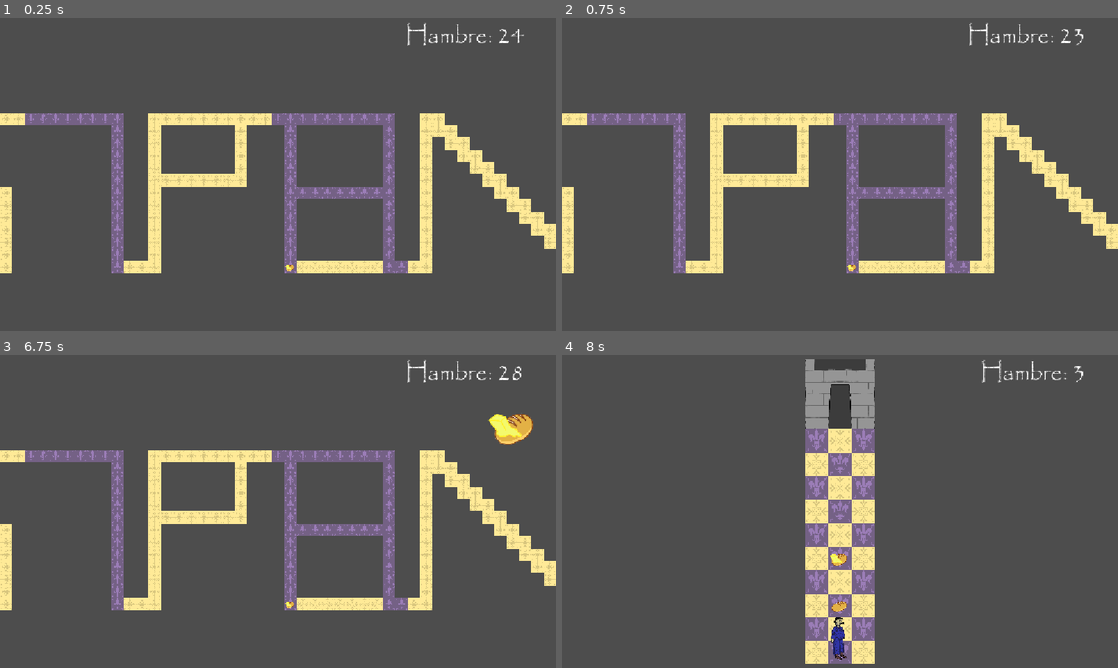
Above: before the commit, frames 1-4 (two rows, left to right).
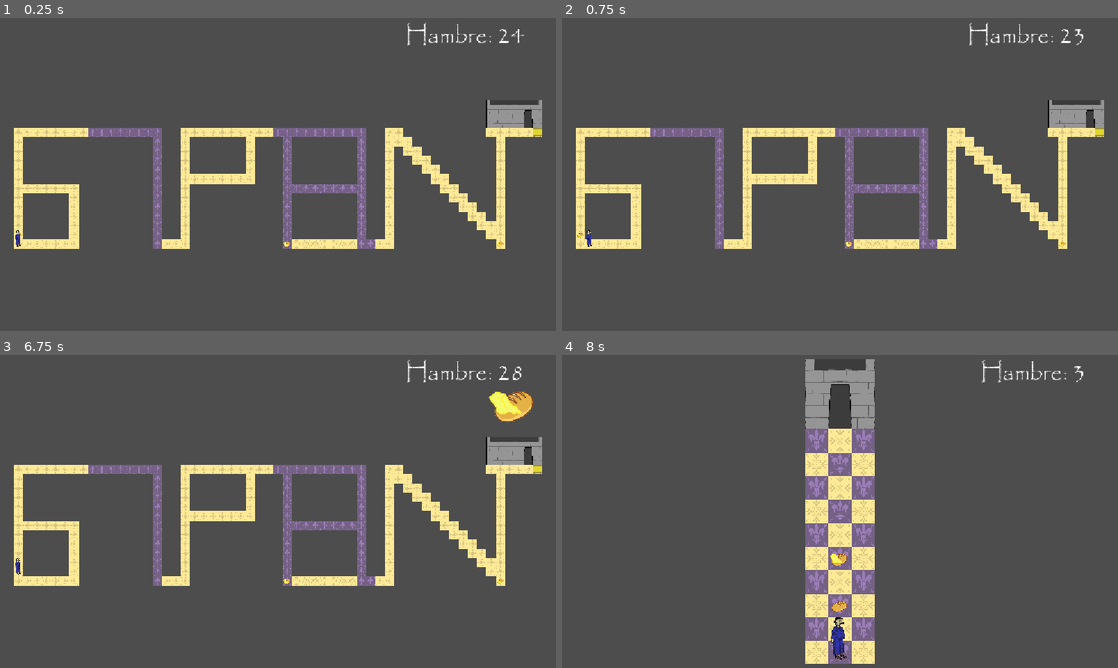
Above: after the commit, the same moments.

Repository: andresfdezc6/pan-sabe-mejor-que-llave-
Game: Godot game, scene res://Scenes/nivel_10.tscn
Same seed, same stepped clock (60 frames per second), same inputs: the game is played once before the commit and once after it. This scene is started directly instead of the project's main scene. The engine's default icon, where the game draws it, is replaced by a stand-in: a white triangle on a blue panel in a dark square.
Inputs (mouse positions are in pixels of both pictures, inside the frame that each line leads up to):
- Up to frame 1 (0.25 s): no input
- Up to frame 2 (0.75 s): tap Enter (ui_accept) at 0.5 s; move the mouse to (962, 158) at 0.52 s; hold Right (right) from 0.53 s (still down); hold Space (interactuar) from 0.53 s (still down); click (962, 158) at 0.67 s
- Up to frame 3 (6.75 s): tap Enter (ui_accept) at 0.77, 1.25, 1.52, 2, 2.75, 3.02, 3.5, 3.77, 4.25, 4.52, 6.02 s; move the mouse to (166, 527) at 1.27 s; release Right (right) at 1.28 s; release Space (interactuar) at 1.28 s; hold S (down) 1.28-2.03 s; tap 1 at 1.35, 4.35 s; move the mouse to (333, 442) at 2.02 s; hold Right (right) 2.03-2.78 s; tap 2 at 2.1, 5.1 s; move the mouse to (250, 574) at 2.77 s; hold Up (up) 2.78-3.53 s; tap R at 2.85, 5.85 s; click (250, 574) at 2.92 s; move the mouse to (444, 558) at 3.52 s; hold Space (interactuar) 3.53-4.28 s; hold Left (left) 3.53-5.03 s; move the mouse to (111, 464) at 4.27 s; move the mouse to (305, 511) at 5.02 s; hold S (down) 5.03-5.78 s; click (305, 511) at 5.17 s; move the mouse to (194, 433) at 5.77 s; hold Right (right) 5.78-6.53 s; move the mouse to (400, 495) at 6.52 s; hold Up (up) from 6.53 s (still down); hold Space (interactuar) from 6.53 s (still down)
- Up to frame 4 (8 s): tap Enter (ui_accept) at 6.77, 7.52 s; move the mouse to (728, 527) at 7.27 s; release Up (up) at 7.28 s; release Space (interactuar) at 7.28 s; hold Right (right) from 7.28 s (still down); tap 1 at 7.35 s; click (728, 527) at 7.42 s

The runs differ from the first frame. In frame 1, 19% of the frame differs, in the area x 0-100%, y 26-82%; in frame 2, 19%; in frame 3, 20%, in the area x 0-100%, y 11-82%; in frame 4, nothing differs.

Commit message:
Zoom 10 y 67

Diff:
--- a/Scenes/nivel_10.tscn
+++ b/Scenes/nivel_10.tscn
@@ -5,7 +5,7 @@
 [node name="nivel_base3" unique_id=275302144 instance=ExtResource("1_1vjni")]
 posicion_inicial = Vector2i(0, -2)
 hambre_inicial = 24
-zoom = 0.2
+zoom = 0.15
 lista_objetos = [[Vector2i(0, -3), 1], [Vector2i(52, -2), 1], [Vector2i(29, -2), 1]]
 
 [node name="mapa_obstaculos" parent="." index="0" unique_id=527440772]
@@ -13,3 +13,6 @@
 
 [node name="mapa_base" parent="." index="1" unique_id=902094091]
 tile_map_data = PackedByteArray("AAAAAP7/AQAAAAAAAAABAP7/AQAAAAAAAAACAP7/AQAAAAAAAAADAP7/AQAAAAAAAAAEAP7/AQAAAAAAAAAFAP …(3056 unchanged characters)…
+
+[node name="indicador_objeto" parent="CanvasLayer" parent_id_path=PackedInt32Array(992728299) index="1" unique_id=274572565]
+position = Vector2(1068, 100)
--- a/Scenes/nivel_67.tscn
+++ b/Scenes/nivel_67.tscn
@@ -5,7 +5,7 @@
 [node name="nivel_base4" unique_id=275302144 instance=ExtResource("1_8wjga")]
 posicion_inicial = Vector2i(-1, -1)
 hambre_inicial = 10
-zoom = 0.5
+zoom = 0.7
 lista_objetos = [[Vector2i(4, -1), 3], [Vector2i(1, -1), 2]]
 
 [node name="mapa_obstaculos" parent="." index="0" unique_id=527440772]
@@ -13,6 +13,3 @@
 
 [node name="mapa_base" parent="." index="1" unique_id=902094091]
 tile_map_data = PackedByteArray("AAD+////AQAAAAAAAAD/////AQAAAAAAAAAAAP//AQAAAAAAAAABAP//AQAAAAAAAAABAAAAAQAAAAAAAAAAAA …(224 unchanged characters)…
-
-[node name="indicador_objeto" parent="CanvasLayer" parent_id_path=PackedInt32Array(992728299) index="1" unique_id=274572565]
-texture = null
